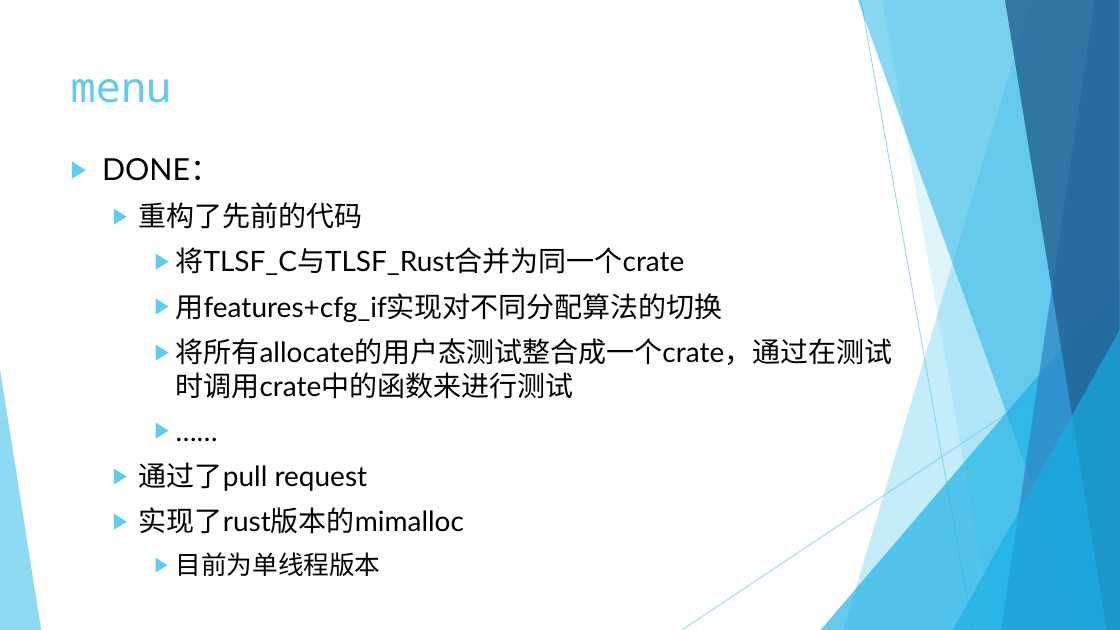
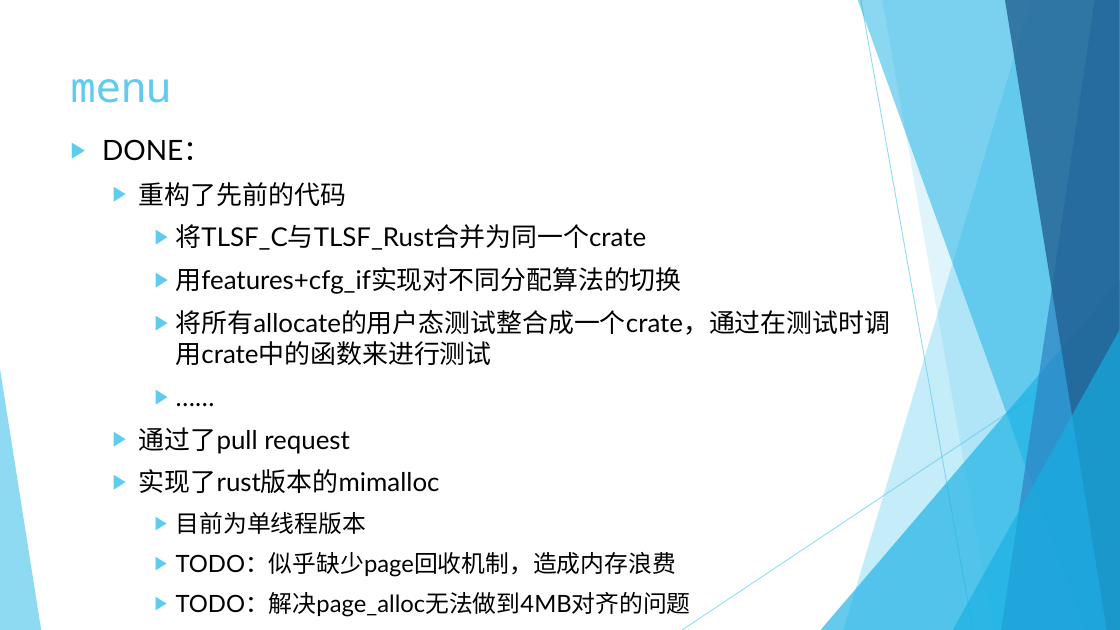
Before and after one commit to rcore-os/mem_malloc_subsystem, a slide deck: slide 2 of slides/week15.pptx. Drawn at 1120x630 pixels with LibreOffice and Linux fonts; fonts in the diff are those of the drawing. Boxes give left, top, right and bottom in pixels: in the first picture for what was removed or moved away, otherwise in the second. Text is boxed around its words. In the diff, an @@ line names an element or a change of style, - is before the commit and + after.

```diff
--- a/slides/week15.pptx
+++ b/slides/week15.pptx
@@ text "DONE：": place and size @@
-text "DONE：" at (102,158,893,576)
+text "DONE：" at (102,139,891,617)
@@ text at (102,139,891,534): size 26 to 24.1 pt in "DONE："; size 24 to 22.2 pt in "重构了先前的代码", "将TLSF_C与TLSF_Rust合并为同一个crate", "用features+cfg_if实现对不同分配算法的切换", "将所有allocate的用户态测试整合成一个crate，通过在测试时调用crate中的函数来进行测试" and 3 more places; size 22 to 20.4 pt in "目前为单线程版本" @@
@@ text at (176,552,691,617): paragraphs added @@
+    ▶ TODO：似乎缺少page回收机制，造成内存浪费
+    ▶ TODO：解决page_alloc无法做到4MB对齐的问题
```
